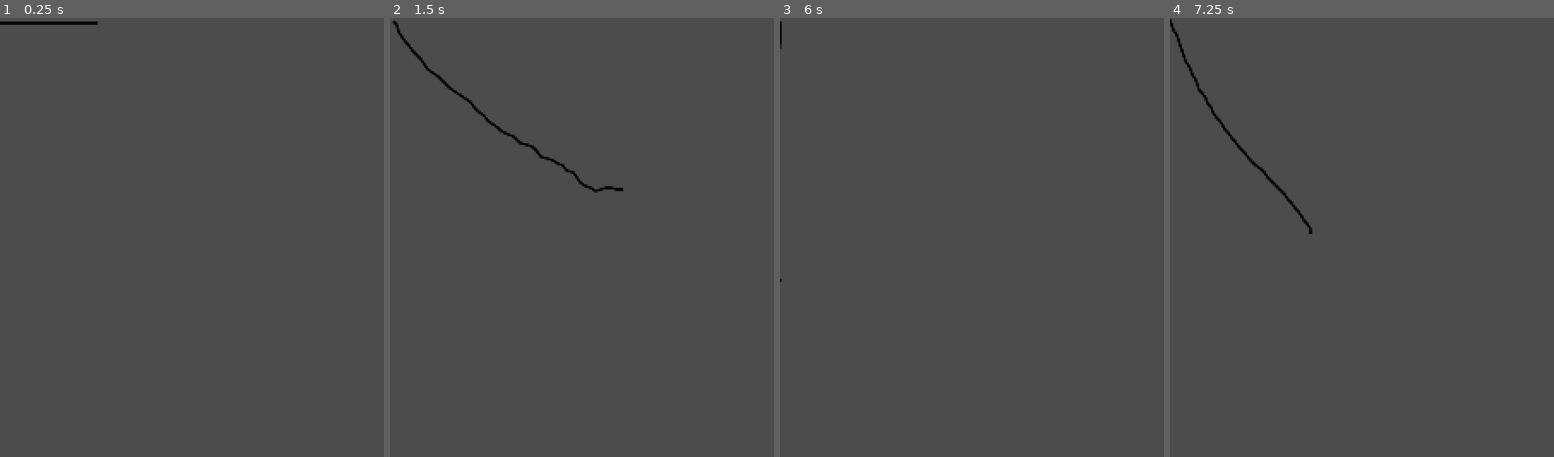
Above: before the commit, frames 1-4 (left to right).
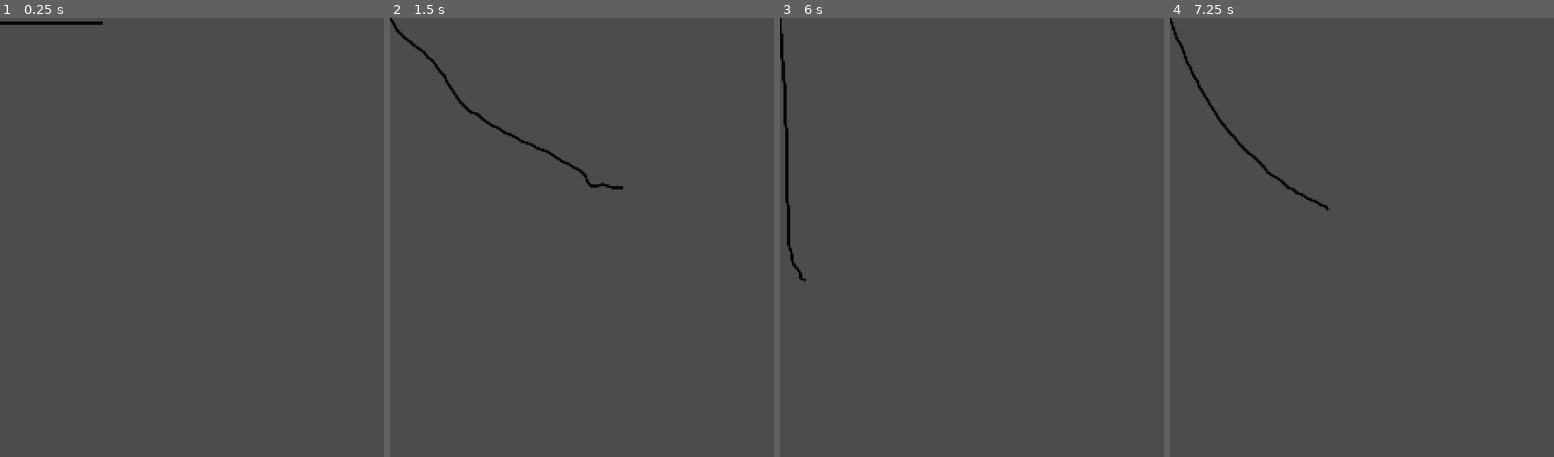
Above: after the commit, the same moments.

Repository: chris-janidlo/captain-hookshot
Game: Godot game, scene res://player/grapple gun/Grapple Gun.tscn
Two runs of this game, one before a commit and one after it. Both use one fixed random seed, a clock stepped at 60 frames per second and the inputs below. The engine's default icon, where the game draws it, is replaced by a stand-in: a white triangle on a blue panel in a dark square.
Inputs:
- Up to frame 1 (0.25 s): no input
- Up to frame 2 (1.5 s): tap Enter at 0.5 s
- Up to frame 3 (6 s): tap Space at 3.5, 5 s; tap Enter at 4.25, 5.75 s
- Up to frame 4 (7.25 s): no input

The runs differ from the first frame. In frame 1, less than 0.1% of the frame differs, in the area x 25-27%, y 0-2%; in frame 2, 0.9%, in the area x 0-61%, y 0-40%; in frame 3, 0.5%; in frame 4, 0.6%.

Commit message:
Move Rope to its own class/scene

Diff:
--- a/player/grapple gun/Grapple Gun.gd
+++ b/player/grapple gun/Grapple Gun.gd
@@ -3,47 +3,10 @@
 
 export var rope_segment_count: int
 
-onready var _rope_segment_scene := preload("Rope Segment.tscn")
-onready var _hook_scene := preload("Hook.tscn")
-
-onready var _line := $Line as Line2D
-onready var _joint := $Joint as Joint2D
-
-onready var _rope_segments := []
+onready var _rope_scene := preload("rope/Rope.tscn")
 
 
 func _ready() -> void:
-	_instantiate_rope()
-
-
-func _physics_process(_delta: float) -> void:
-	_animate_rope()
-
-
-func _instantiate_rope() -> void:
-	for i in rope_segment_count:
-		var rope_segment := _rope_segment_scene.instance() as RopeSegment
-		add_child(rope_segment)
-
-		_rope_segments.append(rope_segment)
-		_line.add_point(rope_segment.position)
-
-		if i > 0:
-			_rope_segments[i - 1].attach(rope_segment)
-
-	var hook := _hook_scene.instance() as RigidBody2D
-	add_child(hook)
-
-	_joint.node_b = _rope_segments[0].get_path()
-	_rope_segments[-1].attach(hook)
-
-	# now scrunch the rope up
-	# TODO: do this with a signal
-	for i in rope_segment_count:
-		_rope_segments[i].position = Vector2.ZERO
-	hook.position = Vector2.ZERO
-
-
-func _animate_rope() -> void:
-	for i in rope_segment_count:
-		_line.set_point_position(i, _rope_segments[i].position)
+	var rope := _rope_scene.instance() as Rope
+	rope.init(rope_segment_count)
+	add_child(rope)
--- a/player/grapple gun/Grapple Gun.tscn
+++ b/player/grapple gun/Grapple Gun.tscn
@@ -14,13 +14,3 @@
 visible = false
 scale = Vector2( 0.2, 0.2 )
 texture = ExtResource( 2 )
-
-[node name="Line" type="Line2D" parent="."]
-width = 0.001
-default_color = Color( 0, 0, 0, 1 )
-antialiased = true
-
-[node name="Joint" type="PinJoint2D" parent="."]
-node_a = NodePath("../RigidBody2D")
-bias = 0.1
-softness = 0.1
--- a/player/grapple gun/Rope Segment.gd
+++ b/player/grapple gun/rope/Rope Segment.gd
@@ -1,10 +1,14 @@
+class_name RopeSegment
 extends RigidBody2D
-class_name RopeSegment
 
 
 onready var _joint := $Joint as Joint2D
 
 
-func attach(other: Node2D) -> void:
+func attach(other: RigidBody2D) -> void:
 	other.global_position = _joint.global_position
 	_joint.node_b = other.get_path()
+
+
+func _on_scrunch_rope () -> void:
+	position = Vector2.ZERO
--- a/player/grapple gun/Rope Segment.tscn
+++ b/player/grapple gun/rope/Rope Segment.tscn
@@ -1,7 +1,7 @@
 [gd_scene load_steps=4 format=2]
 
 [ext_resource path="res://icon.png" type="Texture" id=1]
-[ext_resource path="res://player/grapple gun/Rope Segment.gd" type="Script" id=2]
+[ext_resource path="res://player/grapple gun/rope/Rope Segment.gd" type="Script" id=2]
 
 [sub_resource type="RectangleShape2D" id=1]
 extents = Vector2( 2, 1 )
--- /dev/null
+++ b/player/grapple gun/rope/Rope.gd
@@ -0,0 +1,47 @@
+class_name Rope
+extends Node2D
+
+
+onready var _rope_segment_scene := preload("Rope Segment.tscn")
+
+onready var _line := $Line as Line2D
+onready var _joint := $Joint as Joint2D
+onready var _rope_segments := []
+
+var _segment_count: int
+
+
+func _ready() -> void:
+	print("rope")
+	for i in _segment_count:
+		var rope_segment := _rope_segment_scene.instance() as RopeSegment
+		add_child(rope_segment)
+
+		_rope_segments.append(rope_segment)
+		_line.add_point(rope_segment.position)
+
+		if i > 0:
+			_rope_segments[i - 1].attach(rope_segment)
+
+	_joint.node_b = _rope_segments[0].get_path()
+
+	for i in _segment_count:
+		_rope_segments[i].position = Vector2.ZERO
+		_line.set_point_position(i, Vector2.ZERO)
+
+
+func _physics_process(_delta: float) -> void:
+	_animate_rope()
+
+
+func init(segment_count: int) -> void:
+	_segment_count = segment_count
+
+
+func attach_to_end(node: RigidBody2D) -> void:
+	_rope_segments[-1].attach(node)
+
+
+func _animate_rope() -> void:
+	for i in _segment_count:
+		_line.set_point_position(i, _rope_segments[i].position)
--- /dev/null
+++ b/player/grapple gun/rope/Rope.tscn
@@ -0,0 +1,16 @@
+[gd_scene load_steps=2 format=2]
+
+[ext_resource path="res://player/grapple gun/rope/Rope.gd" type="Script" id=1]
+
+[node name="Rope" type="KinematicBody2D"]
+script = ExtResource( 1 )
+
+[node name="Joint" type="PinJoint2D" parent="."]
+node_a = NodePath("..")
+bias = 0.1
+softness = 0.01
+
+[node name="Line" type="Line2D" parent="."]
+width = 0.001
+default_color = Color( 0, 0, 0, 1 )
+antialiased = true
--- a/project.godot
+++ b/project.godot
@@ -9,12 +9,18 @@
 config_version=4
 
 _global_script_classes=[ {
+"base": "Node2D",
+"class": "Rope",
+"language": "GDScript",
+"path": "res://player/grapple gun/rope/Rope.gd"
+}, {
 "base": "RigidBody2D",
 "class": "RopeSegment",
 "language": "GDScript",
-"path": "res://player/grapple gun/Rope Segment.gd"
+"path": "res://player/grapple gun/rope/Rope Segment.gd"
 } ]
 _global_script_class_icons={
+"Rope": "",
 "RopeSegment": ""
 }
 
